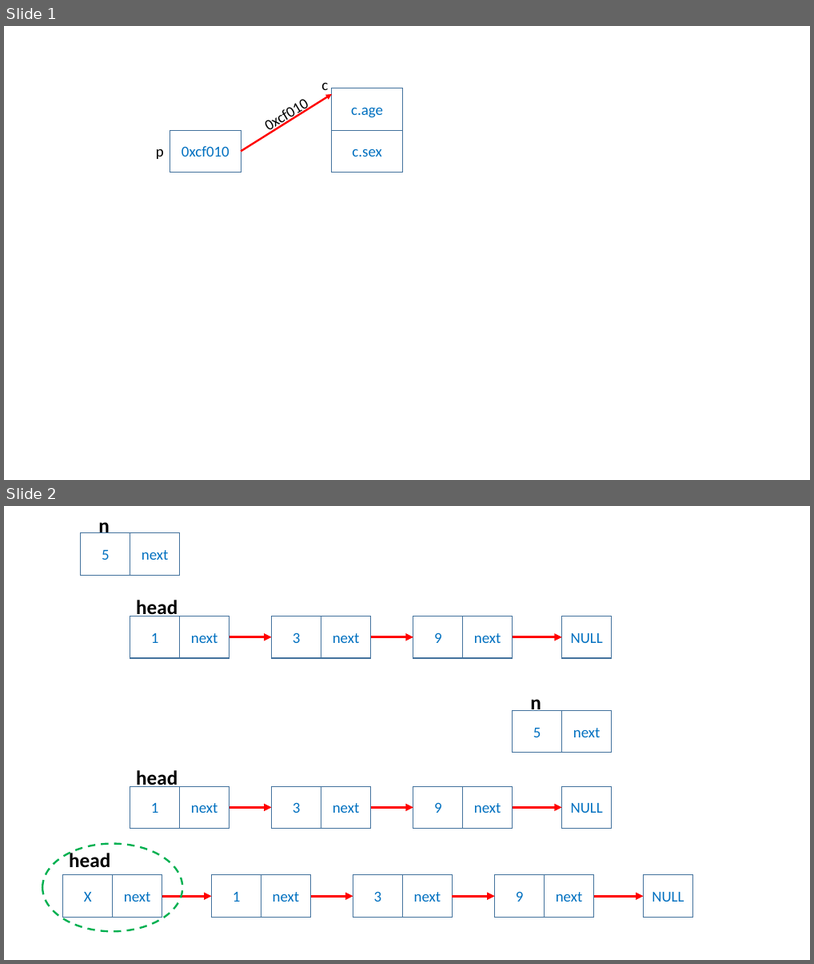
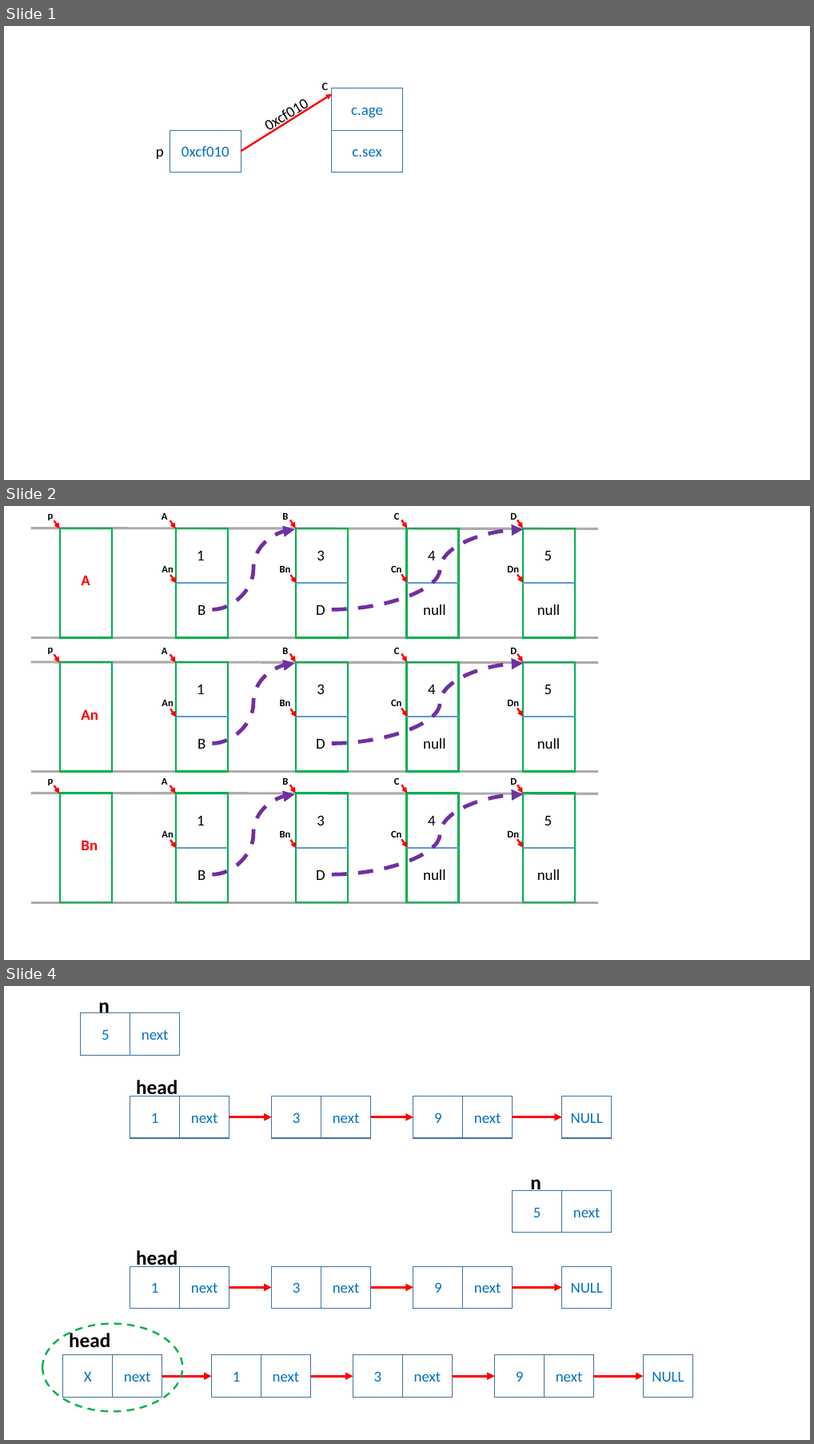
Before and after one commit to Waynefn/cpp_ds_algo, a slide deck: ppt.pptx. Shown one above the other, each under a label of ours: slides 1 and 2 before the commit, slides 1, 2 and 4 after it; the slides between them are not shown. The pictures are 814x964 and 814x1444 pixels, drawn with LibreOffice and Linux fonts; fonts in the diff are those of the drawing. Boxes give left, top, right and bottom in pixels: in the first picture for what was removed or moved away, otherwise in the second. Text is boxed around its words. In the diff, an @@ line names an element or a change of style, - is before the commit and + after.

```diff
--- a/ppt.pptx
+++ b/ppt.pptx
@@ slide 2 added at <box>4,506,810,960</box>, background #FFFFFF @@
@@ group added at <box>31,512,598,638</box>: 18 texts, 9 arrows, 6 lines, 5 rectangles, 2 curved arrows @@
+p
+A
+An
+B
+Bn
+C
+Cn
+1
+B
+3
+D
+4
+null
+D
+Dn
+5
+null
+A
@@ group added at <box>31,647,598,772</box>: 18 texts, 9 arrows, 6 lines, 5 rectangles, 2 curved arrows @@
+p
+A
+An
+B
+Bn
+C
+Cn
+1
+B
+3
+D
+4
+null
+D
+Dn
+5
+null
+An
@@ group added at <box>31,777,598,902</box>: 18 texts, 9 arrows, 6 lines, 5 rectangles, 2 curved arrows @@
+p
+A
+An
+B
+Bn
+C
+Cn
+1
+B
+3
+D
+4
+null
+D
+Dn
+5
+null
+Bn
@@ what was slide 2 is now slide 4 @@
```
Also in this commit, not shown: 1 other slide added, 39 other files.
